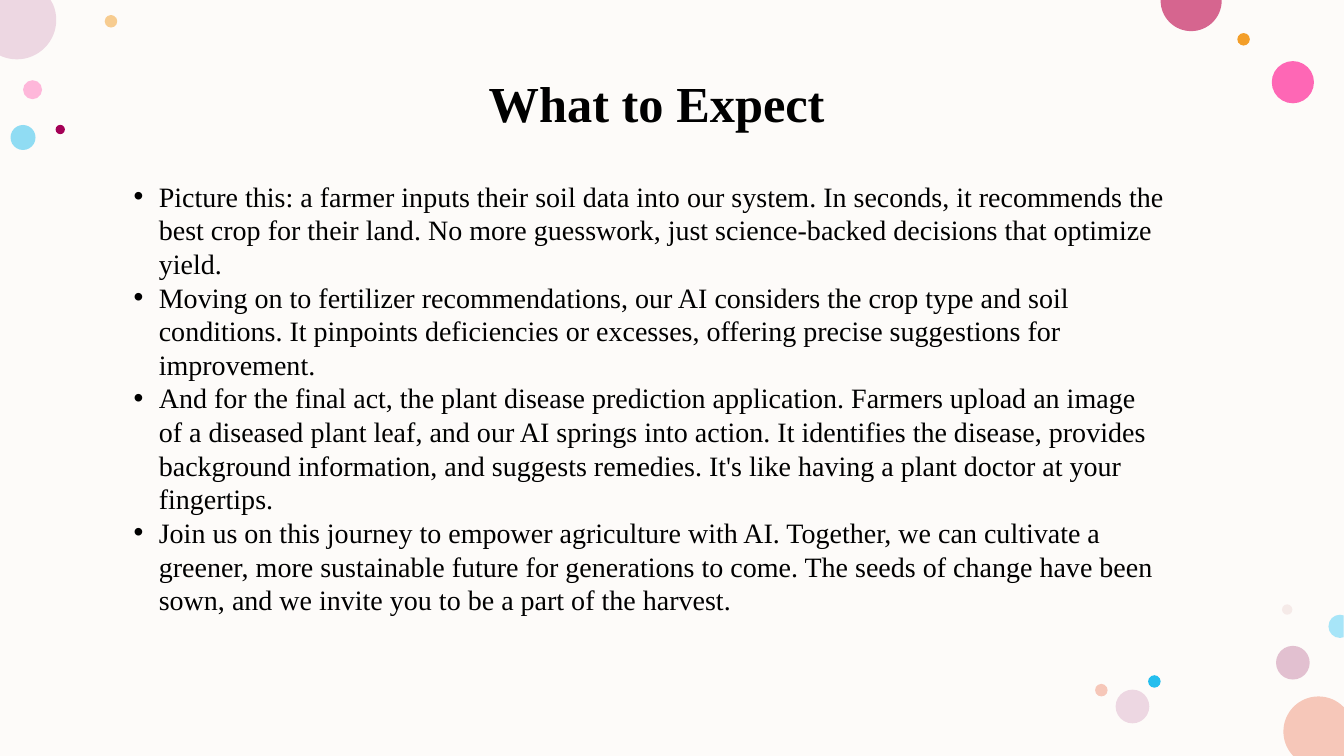
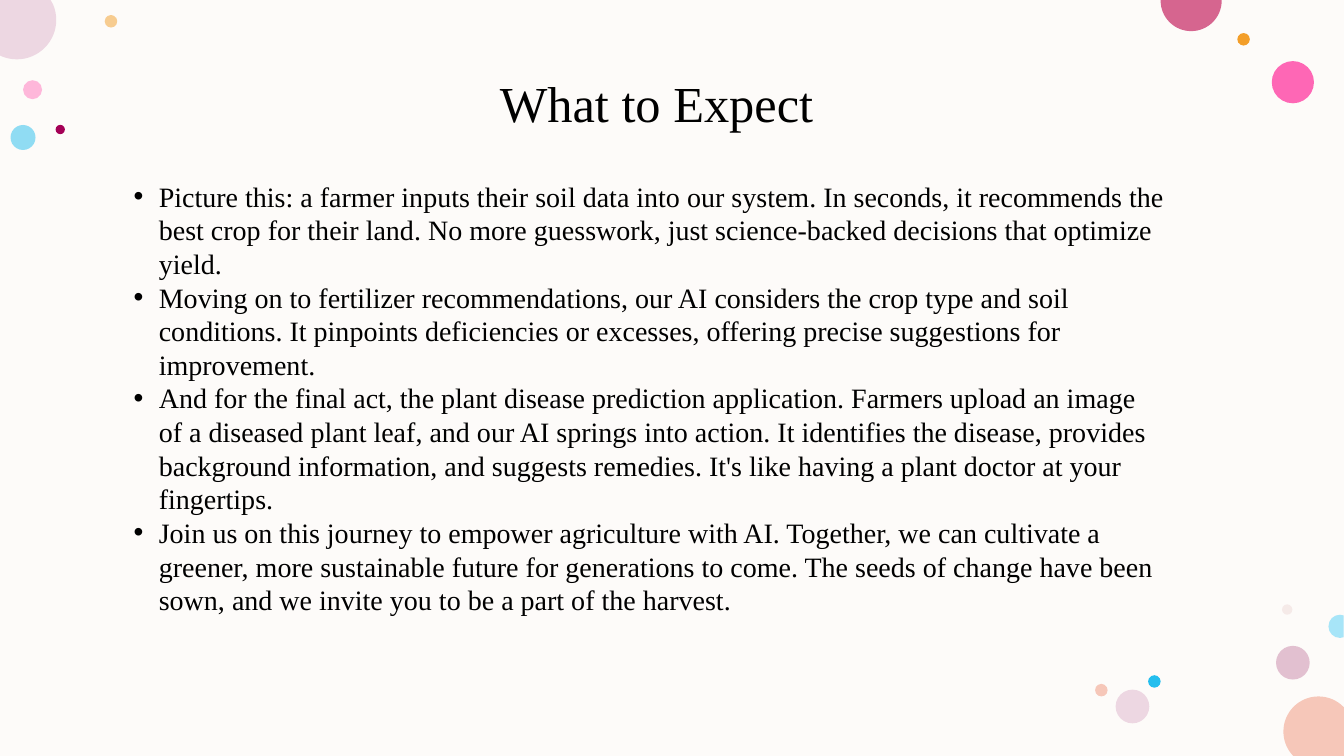
Before and after one commit to chandana341/DSCapstone, a slide deck: slide 7 of AgriAdvisor.pptx (slide 5 before the commit). Drawn at 1344x756 pixels with LibreOffice and Linux fonts; fonts in the diff are those of the drawing. Boxes give left, top, right and bottom in pixels: in the first picture for what was removed or moved away, otherwise in the second. Text is boxed around its words. In the diff, an @@ line names an element or a change of style, - is before the commit and + after.

```diff
--- a/AgriAdvisor.pptx
+++ b/AgriAdvisor.pptx
@@ title "What to Expect" at [500, 87, 813, 133]: bold off @@
```
Also in this commit, not shown: 3 other slides changed, 4 slides added.
